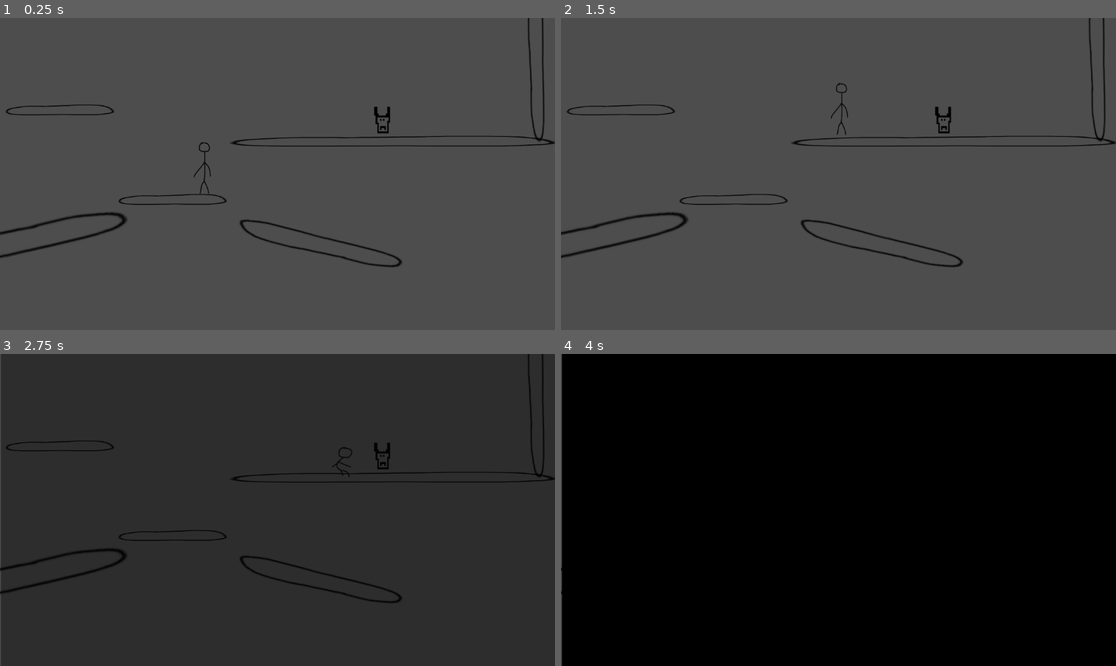
Above: before the commit, frames 1-4 (two rows, left to right).
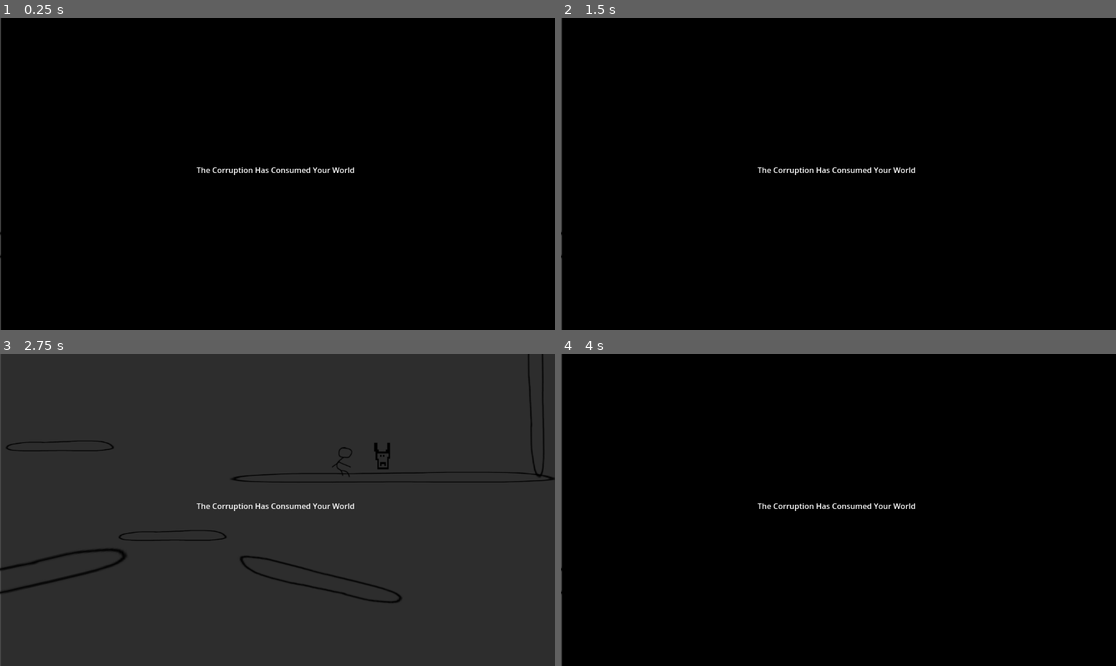
Above: after the commit, the same moments.

Repository: SKeppinger/VimJam
Game: Godot game, scene res://scenes/test_level.tscn
Same seed, same stepped clock (60 frames per second), same inputs: the game is played once before the commit and once after it.
Inputs:
- Up to frame 1 (0.25 s): no input
- Up to frame 2 (1.5 s): tap Enter at 0.5 s; hold Ctrl (crouch) 0.53-1.28 s; hold D (move_right) from 0.53 s (still down); tap Space (jump) at 0.77 s; tap Shift (dash) at 1.35 s
- Up to frame 3 (2.75 s): tap Space (jump) at 1.52, 2 s; release D (move_right) at 2.03 s; hold A (move_left) from 2.03 s (still down); hold Ctrl (crouch) from 2.03 s (still down)
- Up to frame 4 (4 s): release A (move_left) at 2.78 s; release Ctrl (crouch) at 2.78 s; hold D (move_right) from 2.78 s (still down); tap Shift (dash) at 2.85 s; tap Space (jump) at 3.02, 3.77 s; tap Enter at 3.5 s; hold Ctrl (crouch) from 3.53 s (still down)

The runs differ from the first frame. In frame 1, 99% of the frame differs, in the area x 0-100%, y 0-100%; in frame 2, 99%; in frame 3, 0.3%; in frame 4, 0.3%.

Commit message:
One (1) text box added

Diff:
--- a/scenes/death_screen.tscn
+++ b/scenes/death_screen.tscn
@@ -48,7 +48,6 @@
 script = ExtResource("1_ybkns")
 
 [node name="ColorRect" type="ColorRect" parent="."]
-visible = false
 layout_mode = 1
 anchors_preset = -1
 offset_right = 1152.0
@@ -61,3 +60,18 @@
 libraries = {
 "": SubResource("AnimationLibrary_iud5c")
 }
+
+[node name="RichTextLabel" type="RichTextLabel" parent="ColorRect"]
+layout_mode = 1
+anchors_preset = 8
+anchor_left = 0.5
+anchor_top = 0.5
+anchor_right = 0.5
+anchor_bottom = 0.5
+offset_left = -170.0
+offset_top = -20.0
+offset_right = 170.0
+offset_bottom = 20.0
+grow_horizontal = 2
+grow_vertical = 2
+text = "The Corruption Has Consumed Your World"
